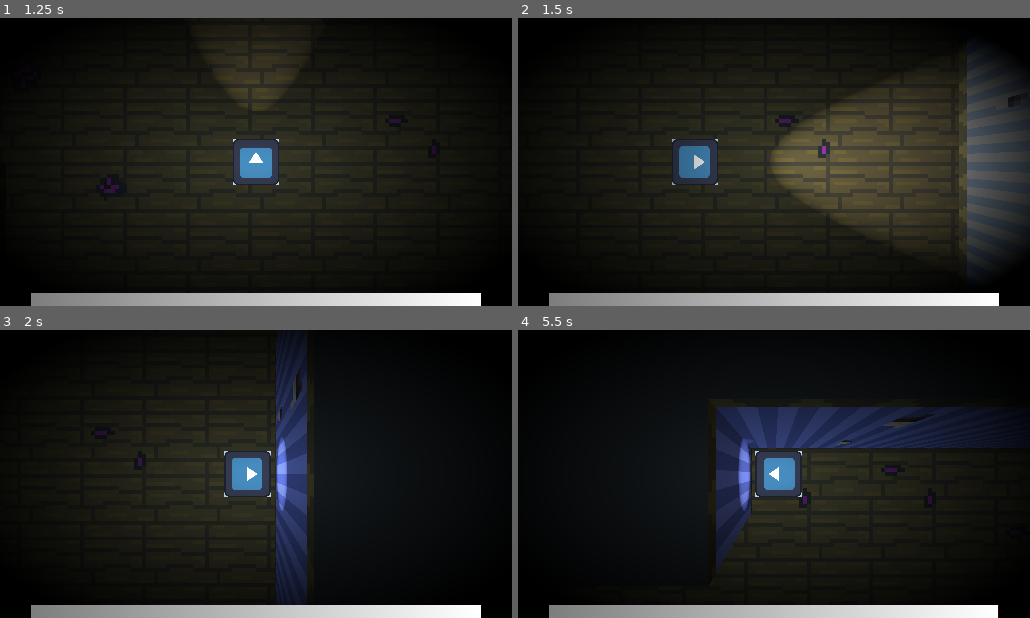
Above: before the commit, frames 1-4 (two rows, left to right).
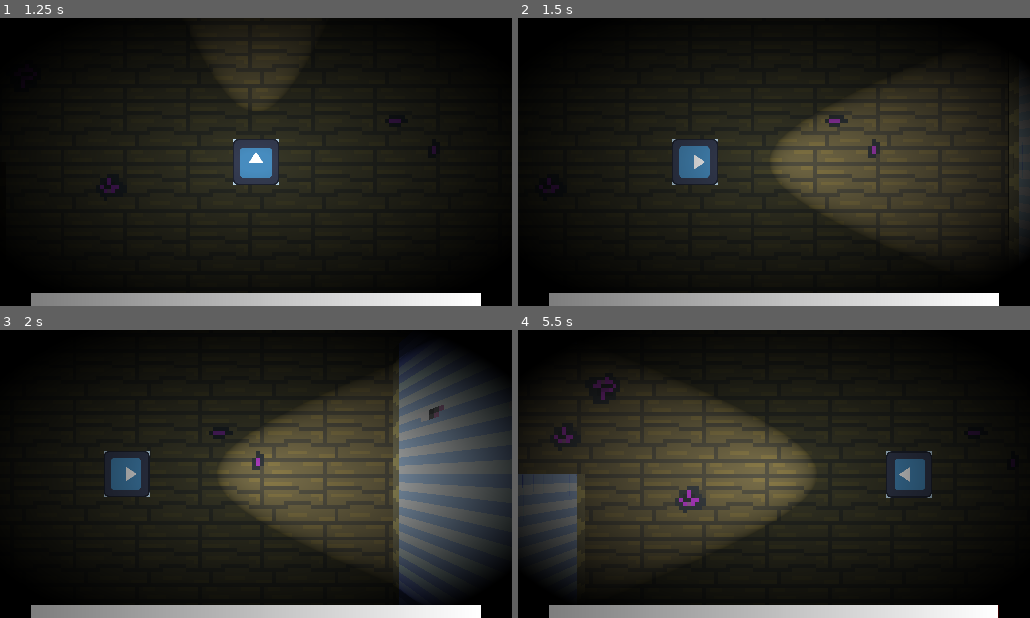
Above: after the commit, the same moments.

Repository: GammaRayTea/project-3-primordial-mass
Game: Godot game, scene res://main.tscn
The game is run twice, just before and just after one commit, with the same random seed, the same clock (stepped at 60 frames per second) and the same inputs. The engine's default icon, where the game draws it, is replaced by a stand-in: a white triangle on a blue panel in a dark square.
Inputs:
- Up to frame 1 (1.25 s): click "START" at 0.5 s
- Up to frame 2 (1.5 s): tap Enter at 1.25 s; hold D (move_right) from 1.28 s (still down); tap E (interact) at 1.35 s
- Up to frame 3 (2 s): keep holding D (move_right)
- Up to frame 4 (5.5 s): release D (move_right) at 2.03 s; hold S (move_down) 2.03-2.78 s; tap Shift (sprint) at 2.1, 3.6, 5.1 s; hold D (move_right) 2.78-3.53 s; tap E (interact) at 2.85, 4.35 s; hold W (move_up) 3.53-4.28 s; hold A (move_left) from 4.28 s (still down)

Frame 1 is identical in both runs. In frame 2, 7.2% of the frame differs, in the area x 50-98%, y 12-88%; in frame 3, 35%, in the area x 18-100%, y 2-96%; in frame 4, 34%.

Commit message:
fixed player having the zoomies

Diff:
--- a/game/behaviours/state_machine/state_machine.gd
+++ b/game/behaviours/state_machine/state_machine.gd
@@ -55,7 +55,6 @@
 		switch_to_state(initial_state)
 
 func prepare_state(_state:State) -> void:
-	print(_state)
 	_state.finished.connect(_on_state_finished)
 	_state._setup()
 
--- a/game/player/player.tscn
+++ b/game/player/player.tscn
@@ -59,7 +59,7 @@
 [node name="Player" type="CharacterBody3D" unique_id=472072241 node_paths=PackedStringArray("push_box_shape", "camera", "sprint_timer", "rotation_pivot") groups=["Player"]]
 collision_layer = 0
 script = ExtResource("1_b2mth")
-MAX_WALKING_SPEED = 100.0
+MAX_WALKING_SPEED = 2.0
 MAX_RUNNING_SPEED = 4.0
 do_gravity = false
 push_box_shape = NodePath("RotationPivot/PushBox/CollisionShape3D")
